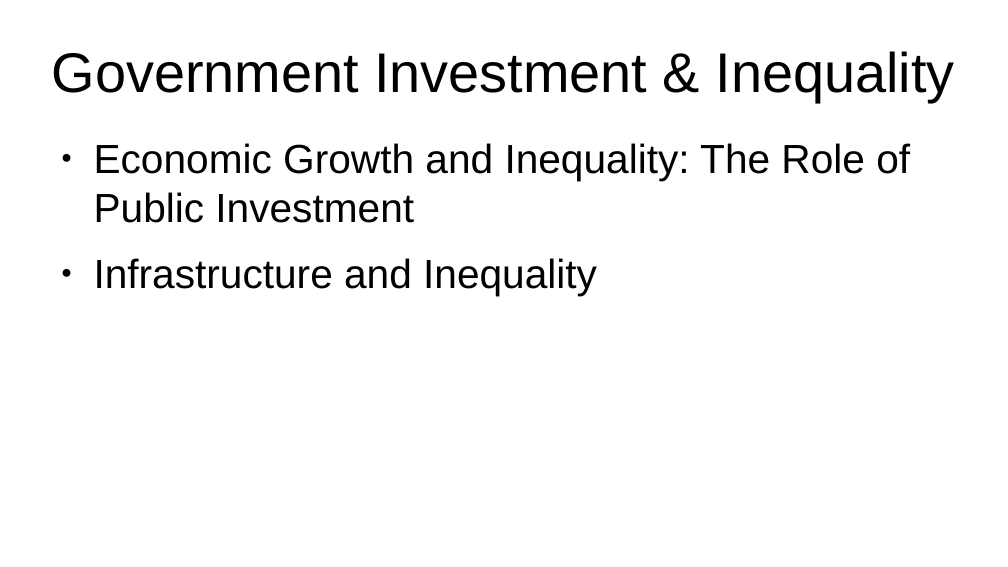
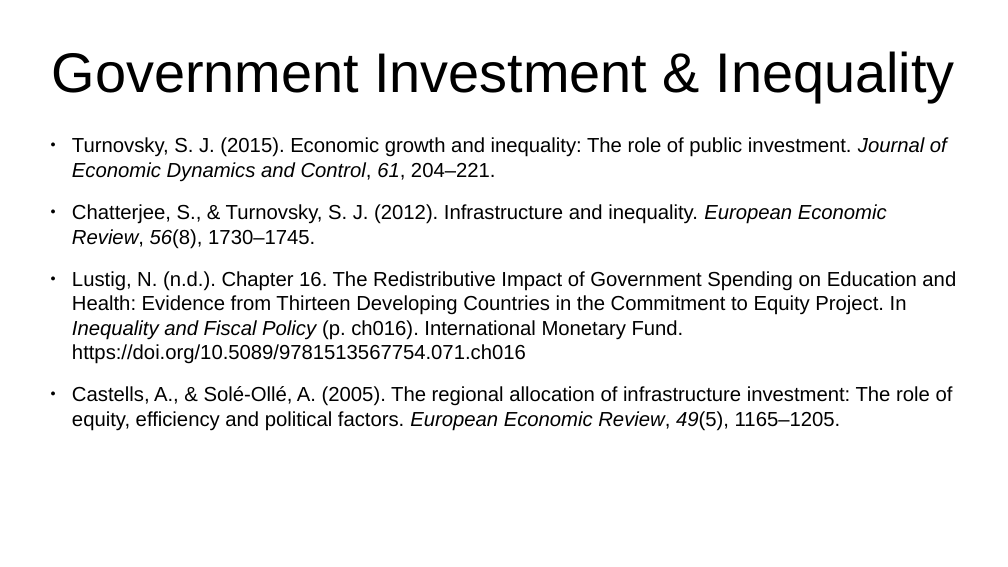
Before and after one commit to vicky-playground/EHR-GDP, a slide deck: slide 9 of does_gdp_impact_health_information_technology_investment.odp. Drawn at 1008x567 pixels with LibreOffice and Linux fonts; fonts in the diff are those of the drawing. Boxes give left, top, right and bottom in pixels: in the first picture for what was removed or moved away, otherwise in the second. Text is boxed around its words. In the diff, an @@ line names an element or a change of style, - is before the commit and + after.

Commit message:
changed  the literature review papers on the slide to follow APA format

```diff
--- a/does_gdp_impact_health_information_technology_investment.odp
+++ b/does_gdp_impact_health_information_technology_investment.odp
@@ text at (72,137,956,431): text changed; size 32 to 16 pt @@
-● Economic Growth and Inequality: The Role of Public Investment
-● Infrastructure and Inequality
+● Turnovsky, S. J. (2015). Economic growth and inequality: The role of public investment. Journal of Economic Dynamics and Control, 61, 204–221.
+● Chatterjee, S., & Turnovsky, S. J. (2012). Infrastructure and inequality. European Economic Review, 56(8), 1730–1745.
+● Lustig, N. (n.d.). Chapter 16. The Redistributive Impact of Government Spending on Education and Health: Evidence from Thirteen Developing Countries in the Commitment to Equity Project. In Inequality and Fiscal Policy (p. ch016). International Monetary Fund. https://doi.org/10.5089/9781513567754.071.ch016
+● Castells, A., & Solé-Ollé, A. (2005). The regional allocation of infrastructure investment: The role of equity, efficiency and political factors. European Economic Review, 49(5), 1165–1205.
```
Also in this commit, not shown: 4 other slides changed, 34 other files.
